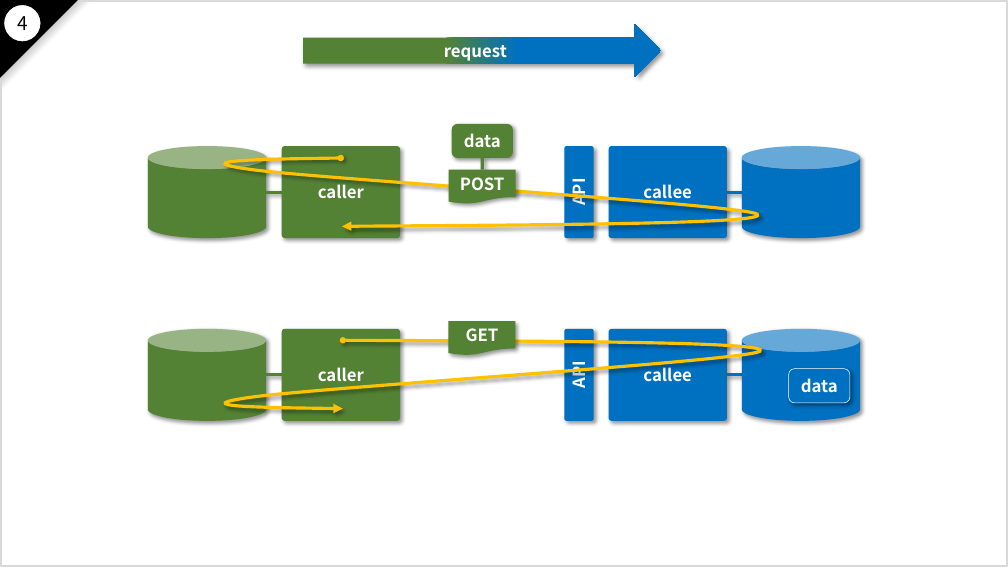
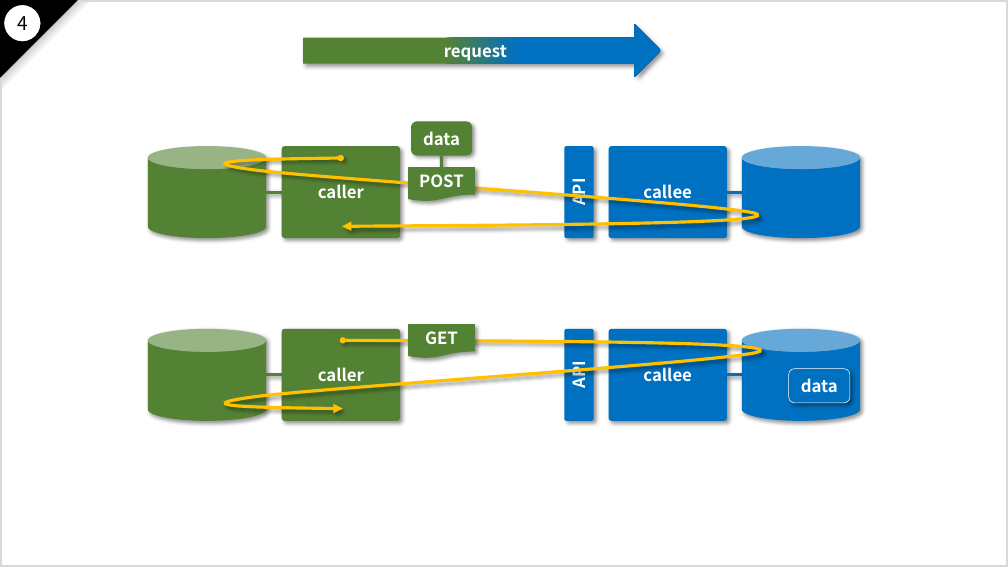
Before and after one commit to nakayama-kazuki/2021, a slide deck: slide 151 of pptx/power-punch-v2.pptx (slide 150 before the commit). Drawn at 1008x567 pixels with LibreOffice and Linux fonts; fonts in the diff are those of the drawing. Boxes give left, top, right and bottom in pixels: in the first picture for what was removed or moved away, otherwise in the second. Text is boxed around its words. In the diff, an @@ line names an element or a change of style, - is before the commit and + after.

```diff
--- a/pptx/power-punch-v2.pptx
+++ b/pptx/power-punch-v2.pptx
@@ 1 rounded rectangle, 1 flow chart document, 1 line: place and size @@
-1 rounded rectangle, 1 flow chart document, 1 line at (449,124,516,203)
+1 rounded rectangle, 1 flow chart document, 1 line at (408,122,475,201)
@@ flow chart document "GET": place and size @@
-flow chart document "GET" at (448,321,515,355)
+flow chart document "GET" at (408,324,475,358)
```
Also in this commit, not shown: 9 other slides changed, 2 slides added.
